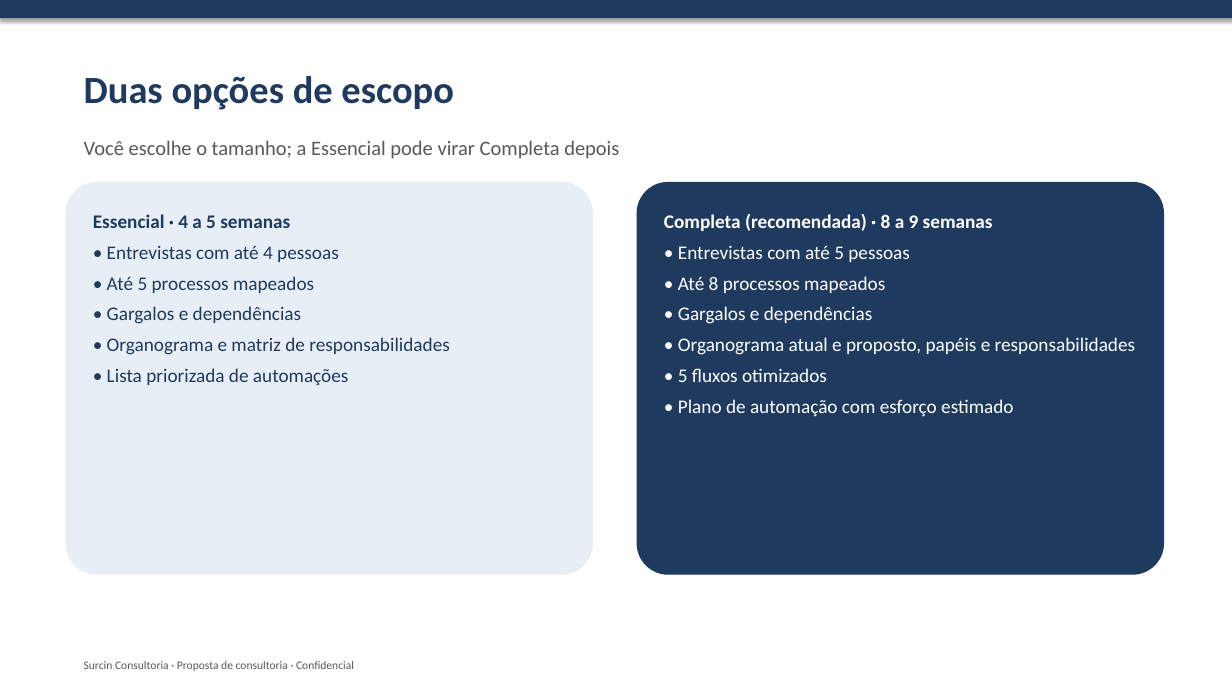
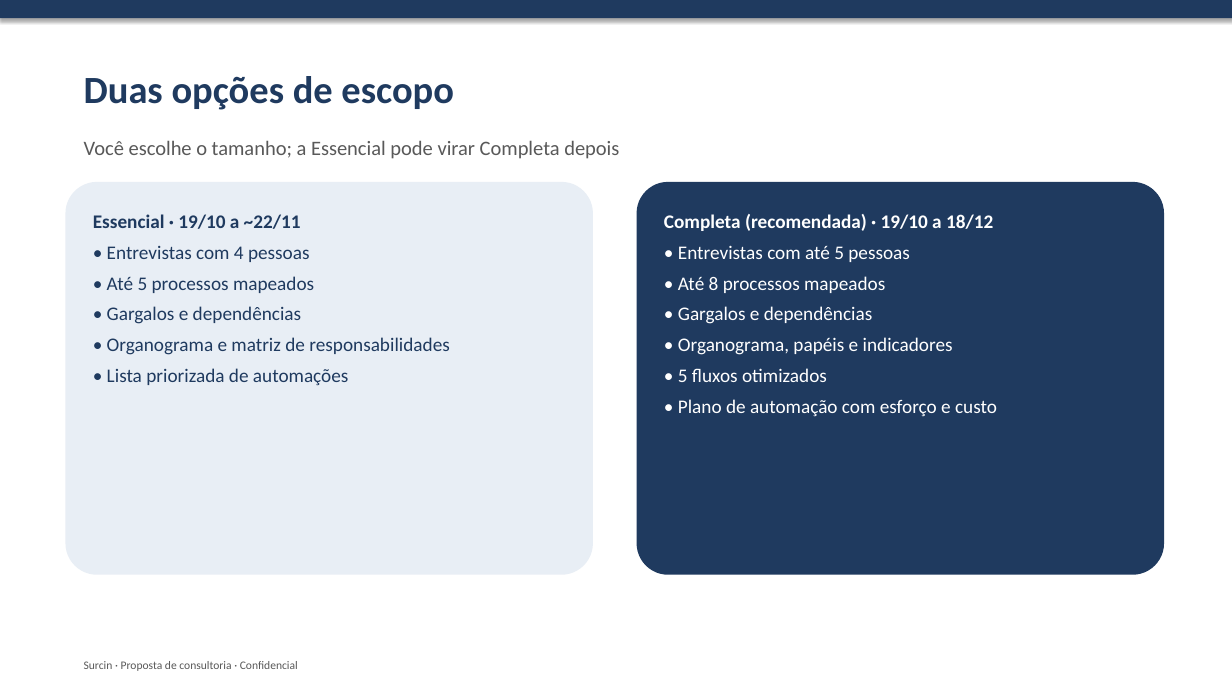
Before and after one commit to rromao-DS/Sourcin-Consultoria, a slide deck: slide 6 of proposta-surcin/06-apresentacao-proposta.pptx. Drawn at 1232x693 pixels with LibreOffice and Linux fonts; fonts in the diff are those of the drawing. Boxes give left, top, right and bottom in pixels: in the first picture for what was removed or moved away, otherwise in the second. Text is boxed around its words. In the diff, an @@ line names an element or a change of style, - is before the commit and + after.

```diff
--- a/proposta-surcin/06-apresentacao-proposta.pptx
+++ b/proposta-surcin/06-apresentacao-proposta.pptx
@@ text in rounded rectangle at (x1=93, y1=214, x2=310, y2=262): text changed @@
-Essencial · 4 a 5 semanas
-• Entrevistas com até 4 pessoas
+Essencial · 19/10 a ~22/11
+• Entrevistas com 4 pessoas
@@ text in rounded rectangle at (x1=664, y1=214, x2=993, y2=231): text changed @@
-Completa (recomendada) · 8 a 9 semanas
+Completa (recomendada) · 19/10 a 18/12
@@ text in rounded rectangle at (x1=678, y1=337, x2=953, y2=355): text changed @@
-• Organograma atual e proposto, papéis e responsabilidades
+• Organograma, papéis e indicadores
@@ text in rounded rectangle at (x1=678, y1=399, x2=997, y2=417): text changed @@
-• Plano de automação com esforço estimado
+• Plano de automação com esforço e custo
@@ text at (x1=84, y1=661, x2=298, y2=671): text changed @@
-Surcin Consultoria · Proposta de consultoria · Confidencial
+Surcin · Proposta de consultoria · Confidencial
```
Also in this commit, not shown: 4 other slides changed, 4 slides added, 3 slides removed, 7 other files.
